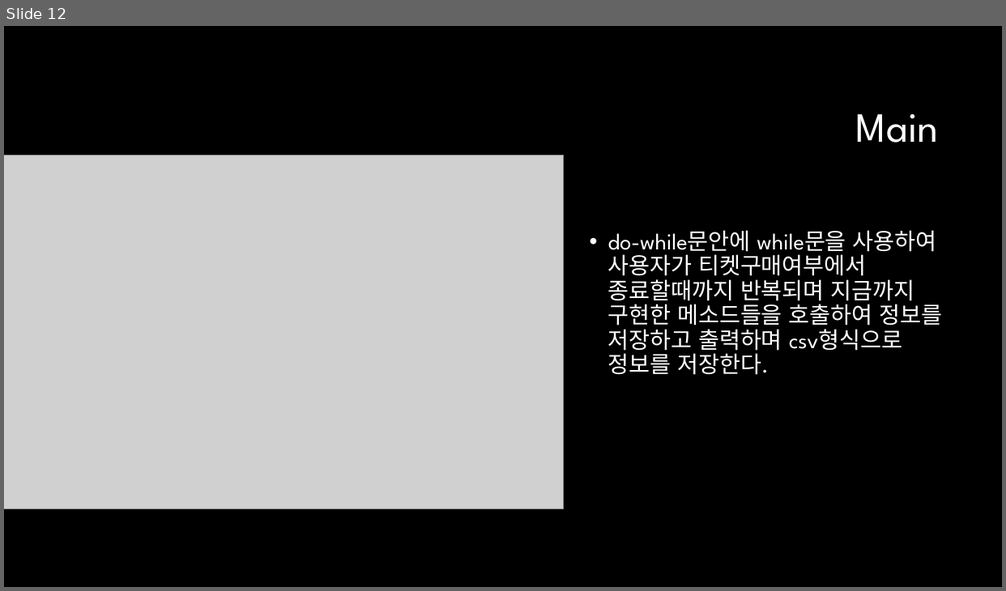
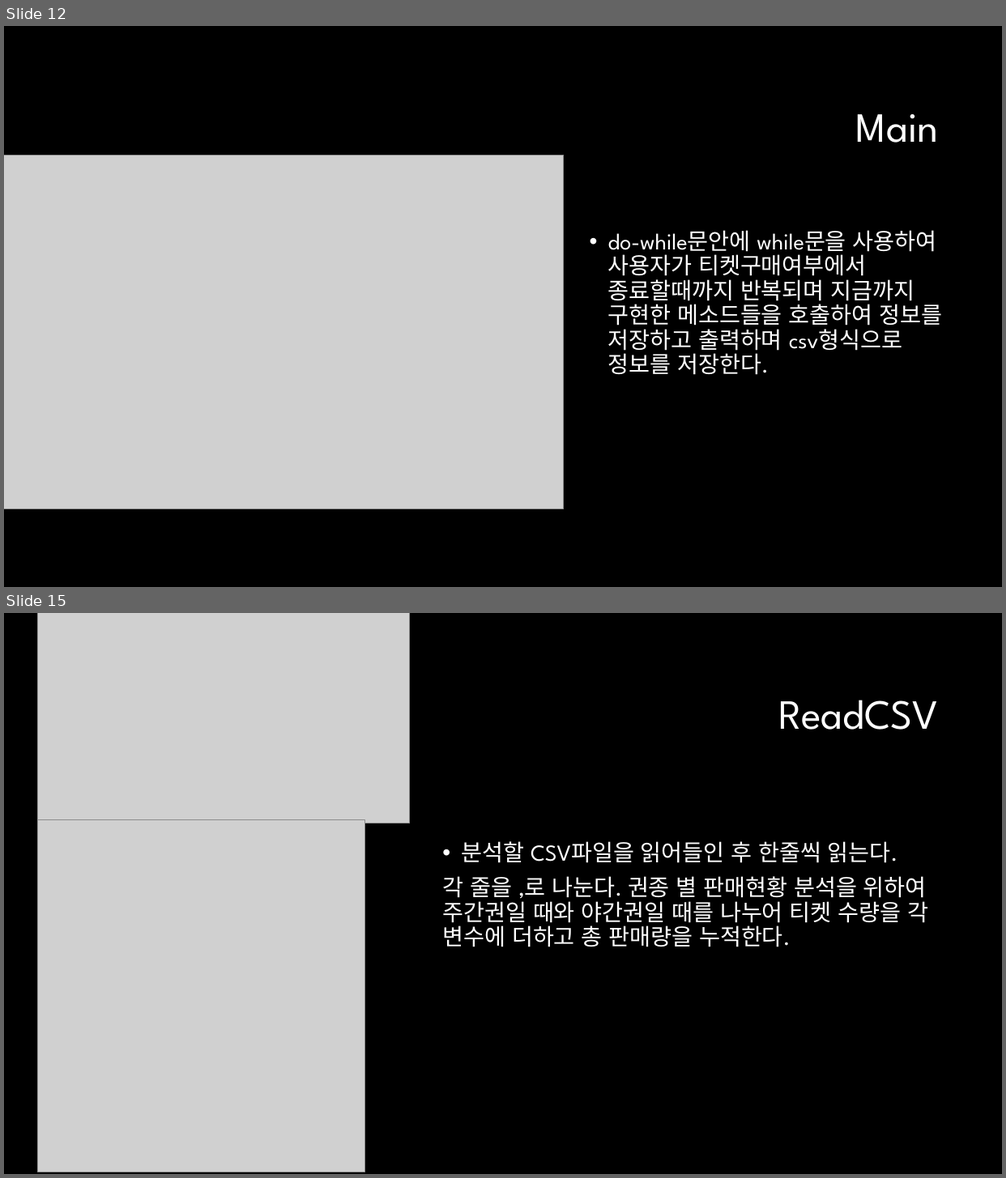
Before and after one commit to minjae1030/PlayGround, a slide deck: kopo04_PlayGround_ppt.pptx. Shown one above the other, each under a label of ours: slide 12 before the commit, slides 12 and 15 after it; the slides between them are not shown. The pictures are 1006x591 and 1006x1178 pixels, drawn with LibreOffice and Linux fonts; fonts in the diff are those of the drawing; grey boxes stand for pictures; background and template pictures are left out. Boxes give left, top, right and bottom in pixels: in the first picture for what was removed or moved away, otherwise in the second. Text is boxed around its words. In the diff, an @@ line names an element or a change of style, - is before the commit and + after.

```diff
--- a/kopo04_PlayGround_ppt.pptx
+++ b/kopo04_PlayGround_ppt.pptx
@@ slide 15 added at (4, 613, 1002, 1174), background #000000 @@
@@ picture added at (38, 613, 409, 824) @@
@@ text added at (778, 700, 938, 730), 40 pt, text #FFFFFF @@
+ReadCSV
@@ picture added at (38, 820, 364, 1173) @@
@@ text added at (442, 841, 928, 948), 22 pt, text #FFFFFF @@
+• 분석할 CSV파일을 읽어들인 후 한줄씩 읽는다.
+각 줄을 ,로 나눈다. 권종 별 판매현황 분석을 위하여 주간권일 때와 야간권일 때를 나누어 티켓 수량을 각 변수에 더하고 총 판매량을 누적한다.
```
Also in this commit, not shown: 7 other slides added.
